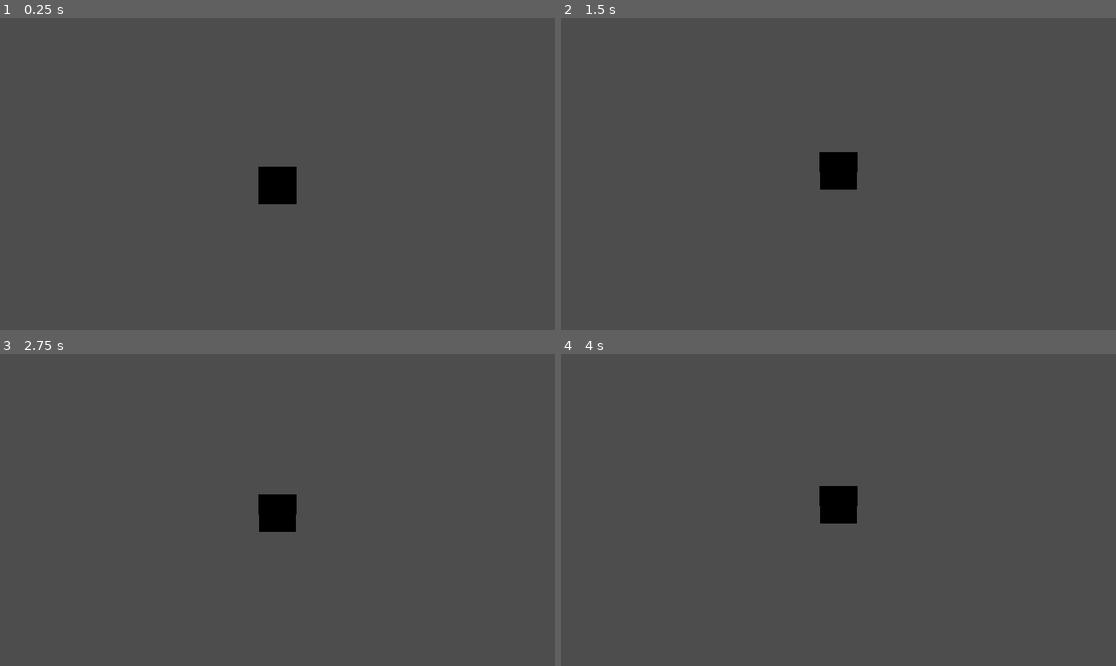
Above: before the commit, frames 1-4 (two rows, left to right).
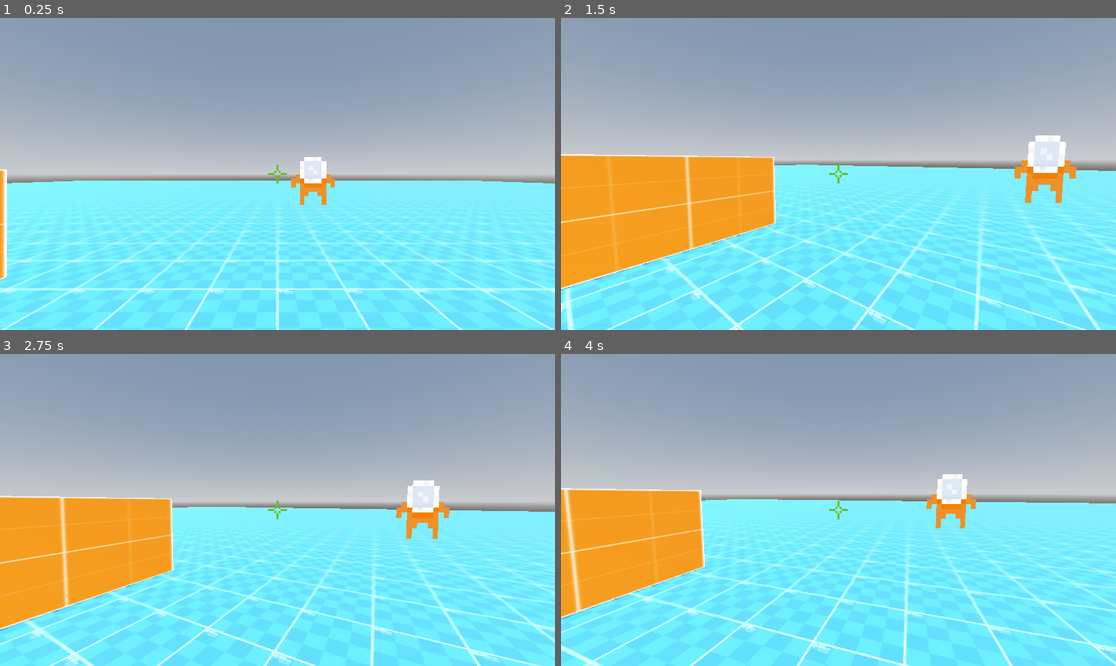
Above: after the commit, the same moments.

Repository: R1fty0/stab-dash
Game: Godot game, scene res://scenes/main.tscn
Two runs of this game, one before a commit and one after it. Both use one fixed random seed, a clock stepped at 60 frames per second and the inputs below.
Inputs (mouse positions are in pixels of both pictures, inside the frame that each line leads up to):
- Up to frame 1 (0.25 s): no input
- Up to frame 2 (1.5 s): tap Enter (ui_accept) at 0.5, 0.77, 1.25 s; move the mouse to (960, 158) at 0.52 s; hold Right (ui_right) 0.53-1.28 s; tap E (dash, bound only after the commit) at 0.6, 1.35 s; click (960, 158) at 0.67 s; move the mouse to (810, 174) at 1.27 s; hold Up (ui_up) from 1.28 s (still down); click (810, 174) at 1.42 s
- Up to frame 3 (2.75 s): keep holding Up (ui_up); tap Enter (ui_accept) at 1.52, 2 s; move the mouse to (288, 503) at 2.02 s; tap E (dash, bound only after the commit) at 2.1 s; click (288, 503) at 2.17 s
- Up to frame 4 (4 s): keep holding Up (ui_up); tap Enter (ui_accept) at 2.75, 3.02, 3.5, 3.77 s; move the mouse to (832, 516) at 2.77 s; tap E (dash, bound only after the commit) at 2.85, 3.6 s; click (832, 516) at 2.92 s; move the mouse to (877, 513) at 3.52 s; click (877, 513) at 3.67 s

The runs differ from the first frame. In frame 1, 100% of the frame differs, in the area x 0-100%, y 0-100%; in frame 2, 100%; in frame 3, 100%; in frame 4, 100%.

Commit message:
added player dashing, imported temp. enemy sprite

Diff:
--- a/project.godot
+++ b/project.godot
@@ -20,7 +20,48 @@
 "res://addons/": "yellow",
 "res://assets/": "red",
 "res://autoloads/": "green",
-"res://scenes/": "blue"
+"res://resources/": "purple",
+"res://scenes/": "blue",
+"res://scripts/": "green"
+}
+
+[input]
+
+forward={
+"deadzone": 0.2,
+"events": [Object(InputEventKey,"resource_local_to_scene":false,"resource_name":"","device":-1,"window_id":0,"alt_pressed":false,"shift_pressed":false,"ctrl_pressed":false,"meta_pressed":false,"pressed":false,"keycode":0,"physical_keycode":87,"key_label":0,"unicode":119,"location":0,"echo":false,"script":null)
+]
+}
+back={
+"deadzone": 0.2,
+"events": [Object(InputEventKey,"resource_local_to_scene":false,"resource_name":"","device":-1,"window_id":0,"alt_pressed":false,"shift_pressed":false,"ctrl_pressed":false,"meta_pressed":false,"pressed":false,"keycode":0,"physical_keycode":83,"key_label":0,"unicode":115,"location":0,"echo":false,"script":null)
+]
+}
+left={
+"deadzone": 0.2,
+"events": [Object(InputEventKey,"resource_local_to_scene":false,"resource_name":"","device":-1,"window_id":0,"alt_pressed":false,"shift_pressed":false,"ctrl_pressed":false,"meta_pressed":false,"pressed":false,"keycode":0,"physical_keycode":65,"key_label":0,"unicode":97,"location":0,"echo":false,"script":null)
+]
+}
+right={
+"deadzone": 0.2,
+"events": [Object(InputEventKey,"resource_local_to_scene":false,"resource_name":"","device":-1,"window_id":0,"alt_pressed":false,"shift_pressed":false,"ctrl_pressed":false,"meta_pressed":false,"pressed":false,"keycode":0,"physical_keycode":68,"key_label":0,"unicode":100,"location":0,"echo":false,"script":null)
+]
+}
+jump={
+"deadzone": 0.2,
+"events": [Object(InputEventKey,"resource_local_to_scene":false,"resource_name":"","device":-1,"window_id":0,"alt_pressed":false,"shift_pressed":false,"ctrl_pressed":false,"meta_pressed":false,"pressed":false,"keycode":0,"physical_keycode":32,"key_label":0,"unicode":32,"location":0,"echo":false,"script":null)
+, Object(InputEventMouseButton,"resource_local_to_scene":false,"resource_name":"","device":-1,"window_id":0,"alt_pressed":false,"shift_pressed":false,"ctrl_pressed":false,"meta_pressed":false,"button_mask":16,"position":Vector2(321, 21),"global_position":Vector2(330, 69),"factor":1.0,"button_index":5,"canceled":false,"pressed":true,"double_click":false,"script":null)
+]
+}
+toggle_debug_panel={
+"deadzone": 0.2,
+"events": [Object(InputEventKey,"resource_local_to_scene":false,"resource_name":"","device":-1,"window_id":0,"alt_pressed":false,"shift_pressed":false,"ctrl_pressed":false,"meta_pressed":false,"pressed":false,"keycode":0,"physical_keycode":96,"key_label":0,"unicode":96,"location":0,"echo":false,"script":null)
+]
+}
+dash={
+"deadzone": 0.2,
+"events": [Object(InputEventKey,"resource_local_to_scene":false,"resource_name":"","device":-1,"window_id":0,"alt_pressed":false,"shift_pressed":false,"ctrl_pressed":false,"meta_pressed":false,"pressed":false,"keycode":0,"physical_keycode":69,"key_label":0,"unicode":101,"location":0,"echo":false,"script":null)
+]
 }
 
 [rendering]
--- /dev/null
+++ b/scenes/enemies/enemy.tscn
@@ -0,0 +1,20 @@
+[gd_scene load_steps=3 format=3 uid="uid://bkg4id0qo2aw8"]
+
+[ext_resource type="Texture2D" uid="uid://rxytob8gkqy1" path="res://assets/art/enemies/enemy.png" id="1_6xk8f"]
+
+[sub_resource type="BoxShape3D" id="BoxShape3D_6xk8f"]
+size = Vector3(9.34766, 10.1865, 1.46765)
+
+[node name="Enemy" type="CharacterBody3D" groups=["dash_target"]]
+
+[node name="CollisionShape3D" type="CollisionShape3D" parent="."]
+transform = Transform3D(1, 0, 0, 0, 1, 0, 0, 0, 1, 0.0878906, 0.14296, 0.233826)
+shape = SubResource("BoxShape3D_6xk8f")
+debug_color = Color(0.925181, 4.17775e-05, 0.677212, 0.42)
+
+[node name="Sprite3D" type="Sprite3D" parent="."]
+pixel_size = 1.0
+billboard = 2
+double_sided = false
+texture_filter = 0
+texture = ExtResource("1_6xk8f")
--- a/scenes/main.tscn
+++ b/scenes/main.tscn
@@ -1,7 +1,79 @@
-[gd_scene load_steps=2 format=3 uid="uid://bpyfw1apwq7sy"]
+[gd_scene load_steps=11 format=3 uid="uid://bpyfw1apwq7sy"]
 
 [ext_resource type="PackedScene" uid="uid://bd7f6j015x467" path="res://scenes/player/player.tscn" id="1_o5qli"]
+[ext_resource type="Texture2D" uid="uid://d3kltewk3l2hf" path="res://addons/godot-prototype-texture/PNG/checker_512x512/checker_blue_512x512.png" id="2_0wfyh"]
+[ext_resource type="Texture2D" uid="uid://chhl24ndt3f5w" path="res://addons/godot-prototype-texture/PNG/grid_512x512/grid_orange_512x512.png" id="3_sugp2"]
+[ext_resource type="PackedScene" uid="uid://bkg4id0qo2aw8" path="res://scenes/enemies/enemy.tscn" id="4_jyhfs"]
+[ext_resource type="Texture2D" uid="uid://bv0ky2d4knk2w" path="res://assets/art/ui/crosshair.png" id="5_tbgi4"]
+
+[sub_resource type="ProceduralSkyMaterial" id="ProceduralSkyMaterial_o5qli"]
+sky_horizon_color = Color(0.662243, 0.671743, 0.686743, 1)
+ground_horizon_color = Color(0.662243, 0.671743, 0.686743, 1)
+
+[sub_resource type="Sky" id="Sky_0wfyh"]
+sky_material = SubResource("ProceduralSkyMaterial_o5qli")
+
+[sub_resource type="Environment" id="Environment_sugp2"]
+background_mode = 2
+sky = SubResource("Sky_0wfyh")
+tonemap_mode = 2
+glow_enabled = true
+
+[sub_resource type="StandardMaterial3D" id="StandardMaterial3D_sugp2"]
+albedo_texture = ExtResource("2_0wfyh")
+uv1_triplanar = true
+
+[sub_resource type="StandardMaterial3D" id="StandardMaterial3D_jyhfs"]
+albedo_texture = ExtResource("3_sugp2")
 
 [node name="Main" type="Node"]
 
+[node name="WorldEnvironment" type="WorldEnvironment" parent="."]
+environment = SubResource("Environment_sugp2")
+
+[node name="DirectionalLight3D" type="DirectionalLight3D" parent="."]
+transform = Transform3D(-0.866023, -0.433016, 0.250001, 0, 0.499998, 0.866027, -0.500003, 0.749999, -0.43301, 0, 0, 0)
+shadow_enabled = true
+
 [node name="Player" parent="." instance=ExtResource("1_o5qli")]
+transform = Transform3D(1, 0, 0, 0, 1, 0, 0, 0, 1, 0, 0.44262, 0)
+input_left = "left"
+input_right = "right"
+input_forward = "forward"
+input_back = "back"
+input_jump = "jump"
+
+[node name="Ground" type="CSGBox3D" parent="."]
+material_override = SubResource("StandardMaterial3D_sugp2")
+use_collision = true
+size = Vector3(100, 1, 100)
+
+[node name="ReferenceCube" type="CSGBox3D" parent="."]
+transform = Transform3D(1, 0, 0, 0, 1, 0, 0, 0, 1, -4.93489, 1.39008, -1.41504)
+material_override = SubResource("StandardMaterial3D_jyhfs")
+size = Vector3(1, 1.76477, 3.83008)
+
+[node name="Enemies" type="Node" parent="."]
+
+[node name="Enemy" parent="Enemies" instance=ExtResource("4_jyhfs")]
+transform = Transform3D(0.225, 0, 0, 0, 0.225, 0, 0, 0, 0.225, -7.16673, 1.9537, 2.51874)
+
+[node name="Enemy2" parent="Enemies" instance=ExtResource("4_jyhfs")]
+transform = Transform3D(0.225, 0, 0, 0, 0.225, 0, 0, 0, 0.225, 1.83327, 1.9537, -10.4813)
+
+[node name="UI" type="CanvasLayer" parent="."]
+
+[node name="Crosshair" type="TextureRect" parent="UI"]
+texture_filter = 1
+anchors_preset = 8
+anchor_left = 0.5
+anchor_top = 0.5
+anchor_right = 0.5
+anchor_bottom = 0.5
+offset_left = -20.0
+offset_top = -20.0
+offset_right = 20.0
+offset_bottom = 20.0
+grow_horizontal = 2
+grow_vertical = 2
+texture = ExtResource("5_tbgi4")
--- /dev/null
+++ b/scenes/player/components/dash_component.gd
@@ -0,0 +1,22 @@
+extends Node3D
+class_name DashComponent
+
+@export var player: CharacterBody3D
+@onready var raycast: RayCast3D = $RayCast3D
+
+func _physics_process(delta: float) -> void:
+	print(raycast.get_collider())
+
+func _input(event: InputEvent) -> void:
+	if event.is_action("dash"):
+		_can_dash()
+
+func _can_dash():
+	# Check if the player is looking at something they can dash to.
+	if raycast.is_colliding():
+		var node: Node3D = raycast.get_collider()
+		if node.is_in_group("dash_target"):
+			_dash(node)
+
+func _dash(dash_target: Node3D):
+	player.position = dash_target.position
--- /dev/null
+++ b/scenes/player/components/dash_component.tscn
@@ -0,0 +1,11 @@
+[gd_scene load_steps=2 format=3 uid="uid://b2kr1qfmp2rvo"]
+
+[ext_resource type="Script" uid="uid://cpiajhw84a81k" path="res://scenes/player/components/dash_component.gd" id="1_uegoc"]
+
+[node name="DashComponent" type="Node3D" node_paths=PackedStringArray("player")]
+script = ExtResource("1_uegoc")
+player = NodePath("")
+
+[node name="RayCast3D" type="RayCast3D" parent="."]
+transform = Transform3D(1, 0, 0, 0, -4.37114e-08, -1, 0, 1, -4.37114e-08, 0, 1.63587, 0)
+target_position = Vector3(0, -1000, 0)
--- a/scenes/player/player.gd
+++ b/scenes/player/player.gd
@@ -77,6 +77,7 @@
 			disable_freefly()
 
 func _physics_process(delta: float) -> void:
+	#print("FPS: " + str(Engine.get_frames_per_second()))
 	# If freeflying, handle freefly and nothing else
 	if can_freefly and freeflying:
 		var input_dir := Input.get_vector(input_left, input_right, input_forward, input_back)
--- a/scenes/player/player.tscn
+++ b/scenes/player/player.tscn
@@ -1,12 +1,11 @@
 [gd_scene load_steps=4 format=3 uid="uid://bd7f6j015x467"]
 
 [ext_resource type="Script" uid="uid://11dp2mjbccro" path="res://scenes/player/player.gd" id="1_8afob"]
+[ext_resource type="PackedScene" uid="uid://b2kr1qfmp2rvo" path="res://scenes/player/components/dash_component.tscn" id="2_dovo2"]
 
 [sub_resource type="CapsuleShape3D" id="CapsuleShape3D_iof21"]
 radius = 0.4
 height = 1.8
-
-[sub_resource type="BoxMesh" id="BoxMesh_8afob"]
 
 [node name="Player" type="CharacterBody3D"]
 script = ExtResource("1_8afob")
@@ -20,6 +19,6 @@
 
 [node name="Camera3D" type="Camera3D" parent="Head"]
 
-[node name="MeshInstance3D" type="MeshInstance3D" parent="."]
-transform = Transform3D(1, 0, 0, 0, 1, 0, 0, 0, 1, 0, 1.39594, -5.90815)
-mesh = SubResource("BoxMesh_8afob")
+[node name="DashComponent" parent="Head/Camera3D" node_paths=PackedStringArray("player") instance=ExtResource("2_dovo2")]
+transform = Transform3D(1, 0, 0, 0, 1, 0, 0, 0, 1, 0, -1.7, 0)
+player = NodePath("../../..")
Binary file added: addons/godot-prototype-texture/PNG/checker_512x512/checker_black_512x512.png
Not shown, added: addons/godot-prototype-texture/PNG/checker_512x512/checker_black_512x512.png.import
Binary file added: addons/godot-prototype-texture/PNG/checker_512x512/checker_blue_512x512.png
Not shown, added: addons/godot-prototype-texture/PNG/checker_512x512/checker_blue_512x512.png.import
Binary file added: addons/godot-prototype-texture/PNG/checker_512x512/checker_cyan_512x512.png
Not shown, added: addons/godot-prototype-texture/PNG/checker_512x512/checker_cyan_512x512.png.import
Binary file added: addons/godot-prototype-texture/PNG/checker_512x512/checker_lime_512x512.png
Not shown, added: addons/godot-prototype-texture/PNG/checker_512x512/checker_lime_512x512.png.import
Binary file added: addons/godot-prototype-texture/PNG/checker_512x512/checker_orange_512x512.png
Not shown, added: addons/godot-prototype-texture/PNG/checker_512x512/checker_orange_512x512.png.import
Binary file added: addons/godot-prototype-texture/PNG/checker_512x512/checker_pink_512x512.png
Not shown, added: addons/godot-prototype-texture/PNG/checker_512x512/checker_pink_512x512.png.import
(and 71 more such lines)
